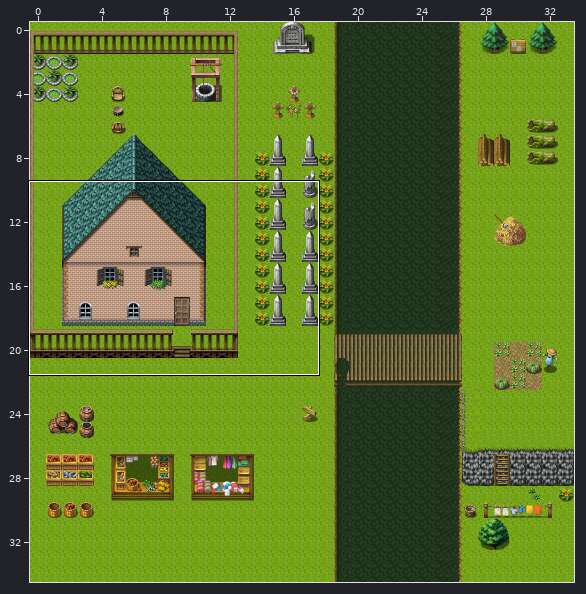
Two versions of a level (Tiled map, resource/tmx/testmap.tmx). Above: a wide view before the commit, with the close-up outlined.
Close-up. Before the commit:
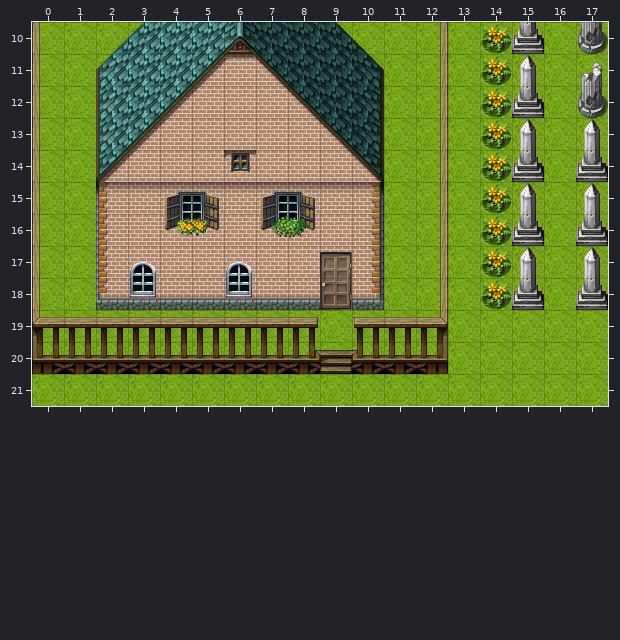
Cells are 32x32 px. Shown: x 0..17, y 10..21. The commit also changed other parts of the map, which this record leaves out.
The result:
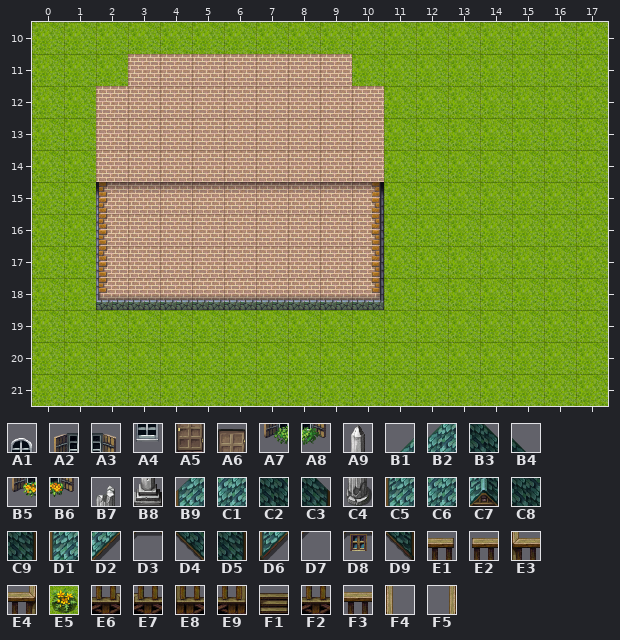
Key: from "mapImage": A1 12, A2 14, A3 15, A4 28, A5 44, A6 45, A7 46, A8 47, A9 52, B1 57, B2 58, B3 60, B4 61, B5 62, B6 63, B7 67, B8 68, B9 73, C1 74, C2 76, C3 77, C4 83, C5 89, C6 90, C7 91, C8 92, C9 93, D1 105, D2 106, D3 107, D4 108, D5 109, D6 121, D7 122, D8 123, D9 125, E1 150, E2 151, E3 152, E4 153, E5 165, E6 166, E7 167, E8 168, E9 169, F1 182, F2 183, F3 184, F4 185, F5 186.
__ is an empty cell, .. an unchanged one.
See-through tiles are keyed as they look on the map.
What changed:
--- layer "タイル・レイヤー 2" (now hidden)
@@ x 2..17 @@
-10 .. .. .. .. .. .. .. .. .. .. .. .. E5 B8 .. C4
-11 .. .. .. .. .. .. .. .. .. .. .. .. E5 .. .. ..
-12 .. .. .. .. .. .. .. .. .. .. .. .. E5 B8 .. C4
-13 D1 D2 D7 .. .. .. .. D4 D5 .. .. .. E5 .. .. ..
-14 D6 D7 .. .. D8 .. .. .. D9 .. .. .. E5 B8 .. B8
-15 .. .. A2 A3 .. A2 A3 .. .. .. .. .. E5 .. .. ..
-16 .. .. B5 B6 .. A7 A8 .. .. .. .. .. E5 B8 .. B8
-17 .. A1 .. .. A1 .. .. A6 .. .. .. .. E5 .. .. ..
-18 .. A4 .. .. A4 .. .. A5 .. .. .. .. E5 B8 .. B8
+10 .. .. .. .. .. .. .. .. .. .. .. .. __ __ .. __
+11 .. .. .. .. .. .. .. .. .. .. .. .. __ .. .. ..
+12 .. .. .. .. .. .. .. .. .. .. .. .. __ __ .. __
+13 __ __ __ .. .. .. .. __ __ .. .. .. __ .. .. ..
+14 __ __ .. .. __ .. .. .. __ .. .. .. __ __ .. __
+15 .. .. __ __ .. __ __ .. .. .. .. .. __ .. .. ..
+16 .. .. __ __ .. __ __ .. .. .. .. .. __ __ .. __
+17 .. __ .. .. __ .. .. __ .. .. .. .. __ .. .. ..
+18 .. __ .. .. __ .. .. __ .. .. .. .. __ __ .. __
@@ x 9..9 @@
-20 F1
+20 __
--- layer "タイル・レイヤー 3" (now hidden)
@@ x 0..17 @@
-10 F4 .. B1 B2 C1 C6 C7 C8 C2 B3 B4 .. F5 .. .. .. .. ..
-11 F4 .. B9 C1 C6 D2 D3 D4 C8 C2 C3 .. F5 .. .. A9 .. B7
-12 F4 .. C5 C6 D2 D7 .. .. D4 C8 C9 .. F5 .. .. .. .. ..
-13 F4 .. .. .. .. .. .. .. .. .. .. .. F5 .. .. A9 .. A9
-14 F4 .. .. .. .. .. .. .. .. .. .. .. F5 .. .. .. .. ..
-15 F4 .. .. .. .. .. .. .. .. .. .. .. F5 .. .. A9 .. A9
-16 F4 .. .. .. .. .. .. .. .. .. .. .. F5 .. .. .. .. ..
-17 F4 .. .. .. .. .. .. .. .. .. .. .. F5 .. .. A9 .. A9
-18 F4 .. .. .. .. .. .. .. .. .. .. .. F5 .. .. .. .. ..
-19 E3 F3 F3 F3 F3 F3 F3 F3 E1 .. E2 F3 E4 .. .. .. .. ..
-20 E8 F2 F2 F2 F2 F2 F2 F2 E6 .. E7 F2 E9 .. .. .. .. ..
+10 __ .. __ __ __ __ __ __ __ __ __ .. __ .. .. .. .. ..
+11 __ .. __ __ __ __ __ __ __ __ __ .. __ .. .. __ .. __
+12 __ .. __ __ __ __ .. .. __ __ __ .. __ .. .. .. .. ..
+13 __ .. .. .. .. .. .. .. .. .. .. .. __ .. .. __ .. __
+14 __ .. .. .. .. .. .. .. .. .. .. .. __ .. .. .. .. ..
+15 __ .. .. .. .. .. .. .. .. .. .. .. __ .. .. __ .. __
+16 __ .. .. .. .. .. .. .. .. .. .. .. __ .. .. .. .. ..
+17 __ .. .. .. .. .. .. .. .. .. .. .. __ .. .. __ .. __
+18 __ .. .. .. .. .. .. .. .. .. .. .. __ .. .. .. .. ..
+19 __ __ __ __ __ __ __ __ __ .. __ __ __ .. .. .. .. ..
+20 __ __ __ __ __ __ __ __ __ .. __ __ __ .. .. .. .. ..
Changed places in both close-ups, as pixel boxes (x1, y1, x2, y2):
removed: (32, 22, 448, 374)
removed: (482, 22, 544, 310)
removed: (576, 22, 608, 310)
